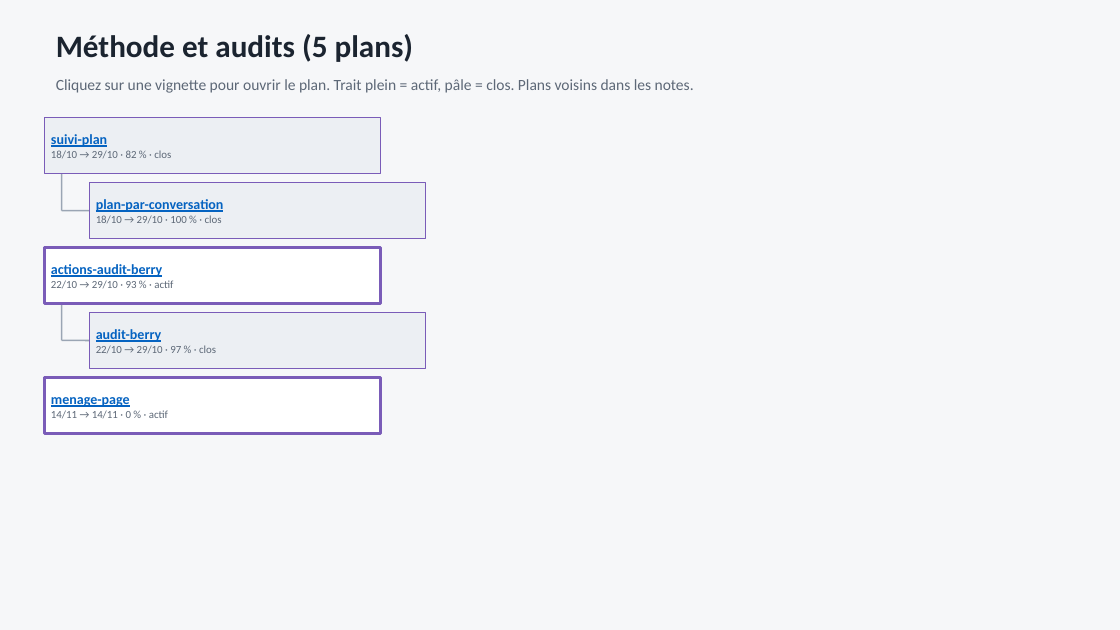
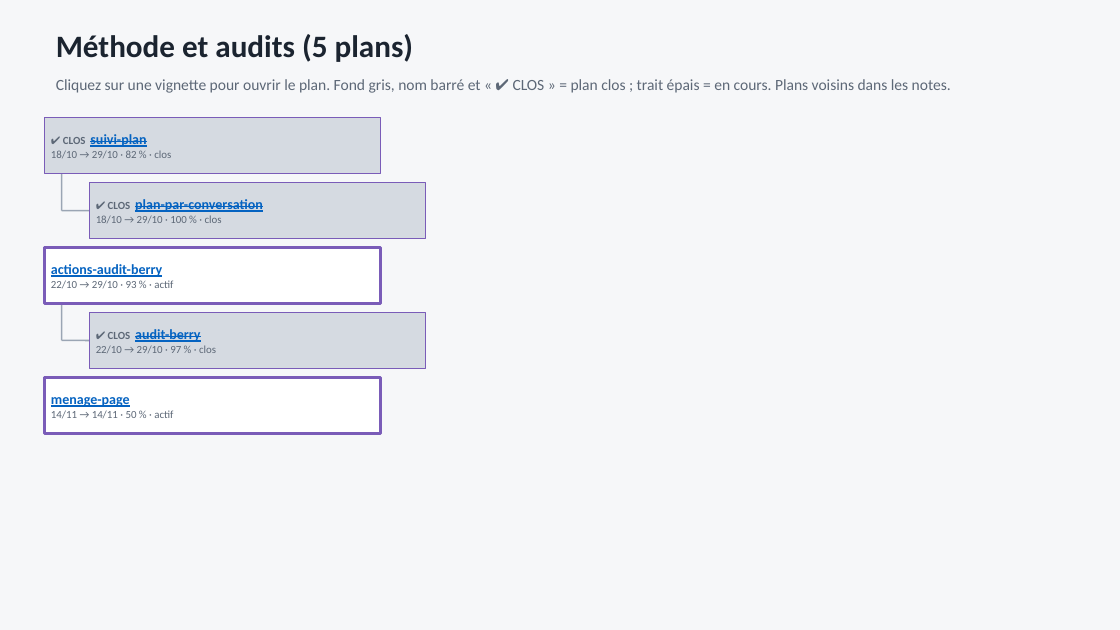
Before and after one commit to fdaubercy/Tasmota, a slide deck: slide 3 of outils_docs/organigramme_plans/organigramme-plans.pptx. Drawn at 1120x630 pixels with LibreOffice and Linux fonts; fonts in the diff are those of the drawing. Boxes give left, top, right and bottom in pixels: in the first picture for what was removed or moved away, otherwise in the second. Text is boxed around its words. In the diff, an @@ line names an element or a change of style, - is before the commit and + after.

Commit message:
feat(plans): plans clos bien visibles dans l'organigramme (fond hachure, nom barre, pastille ; pptx : fond gris, marque CLOS), dates sans le commit d'en-tete, README : adresse en ligne et mise a jour

```diff
--- a/outils_docs/organigramme_plans/organigramme-plans.pptx
+++ b/outils_docs/organigramme_plans/organigramme-plans.pptx
@@ text at (56,79,951,93): text changed @@
-Cliquez sur une vignette pour ouvrir le plan. Trait plein = actif, pâle = clos. Plans voisins dans les notes.
+Cliquez sur une vignette pour ouvrir le plan. Fond gris, nom barré et « ✔ CLOS » = plan clos ; trait épais = en cours. Plans voisins dans les notes.
@@ text in rectangle at (63,134,146,147): text changed @@
-suivi-plan
+✔ CLOS suivi-plan
@@ text in rectangle at (108,199,263,212): text changed @@
-plan-par-conversation
+✔ CLOS plan-par-conversation
@@ fill #ECEFF3 to #D5DAE1 in 3 elements at (90,183,426,239), (45,118,381,174), (90,312,426,368) @@
@@ text in rectangle at (108,329,200,342): text changed @@
-audit-berry
+✔ CLOS audit-berry
@@ text in rectangle at (51,410,173,418): text changed @@
-14/11 → 14/11 · 0 % · actif
+14/11 → 14/11 · 50 % · actif
```
Also in this commit, not shown: 5 other slides changed, 5 other files.
